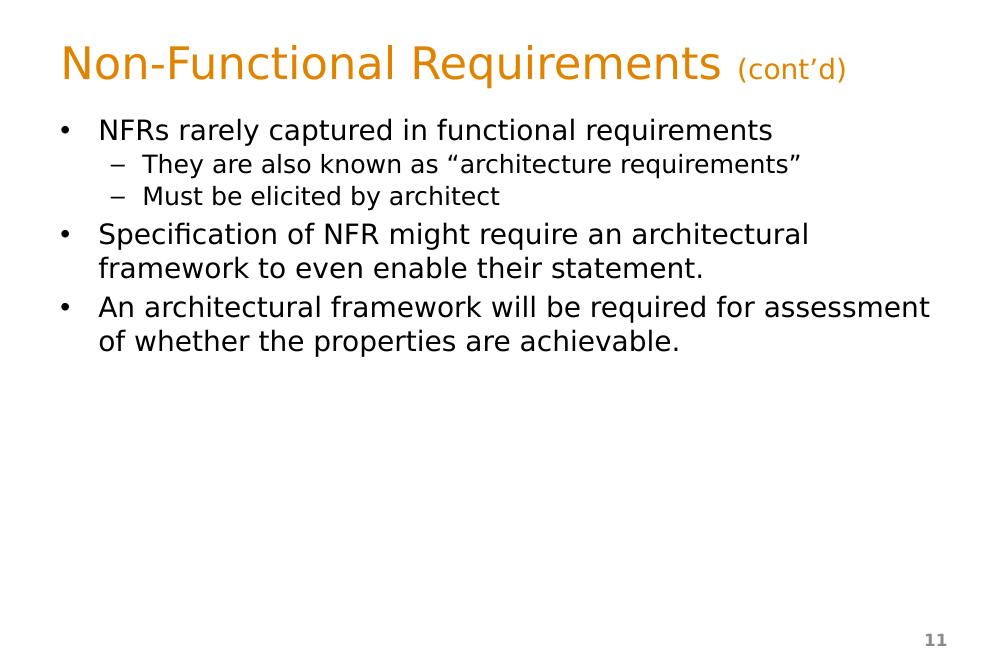
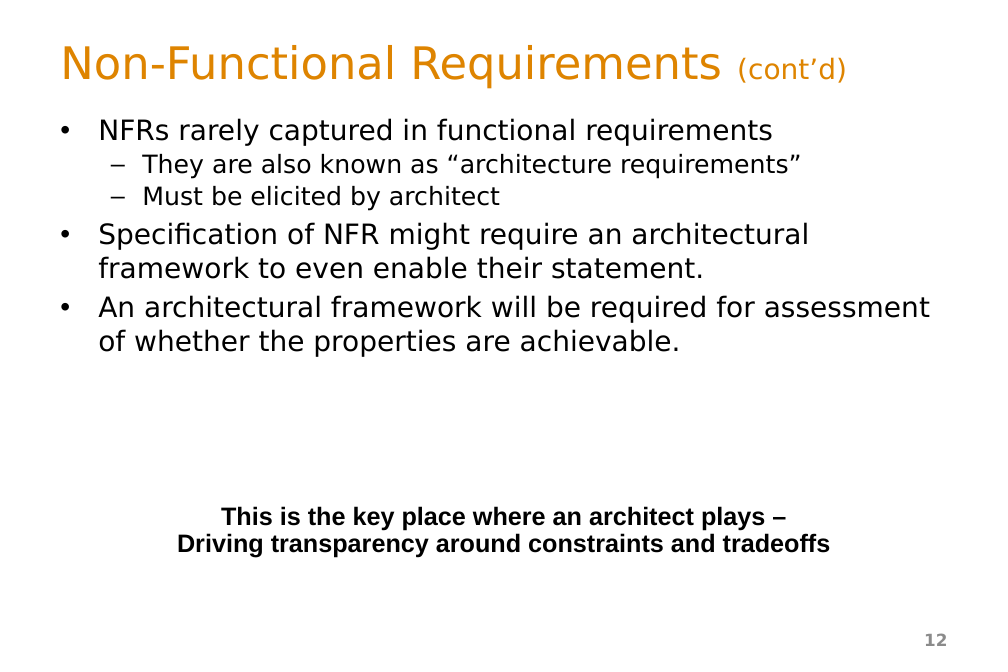
Before and after one commit to ArchitectingSoftware/SE577-SoftwareArchitecture, a slide deck: slide 12 of lectures/_L1b Basic Concepts.pptx (slide 11 before the commit). Drawn at 1008x672 pixels with LibreOffice and Linux fonts; fonts in the diff are those of the drawing. Boxes give left, top, right and bottom in pixels: in the first picture for what was removed or moved away, otherwise in the second. Text is boxed around its words. In the diff, an @@ line names an element or a change of style, - is before the commit and + after.

```diff
--- a/lectures/_L1b Basic Concepts.pptx
+++ b/lectures/_L1b Basic Concepts.pptx
@@ text added at (177, 506, 831, 558), 18 pt, text #000000, bold @@
+This is the key place where an architect plays –
+Driving transparency around constraints and tradeoffs
@@ page number at (924, 633, 947, 646): text changed @@
-11
+12
```
Also in this commit, not shown: 10 other slides changed, 4 slides added, 14 slides removed, 7 other files.
